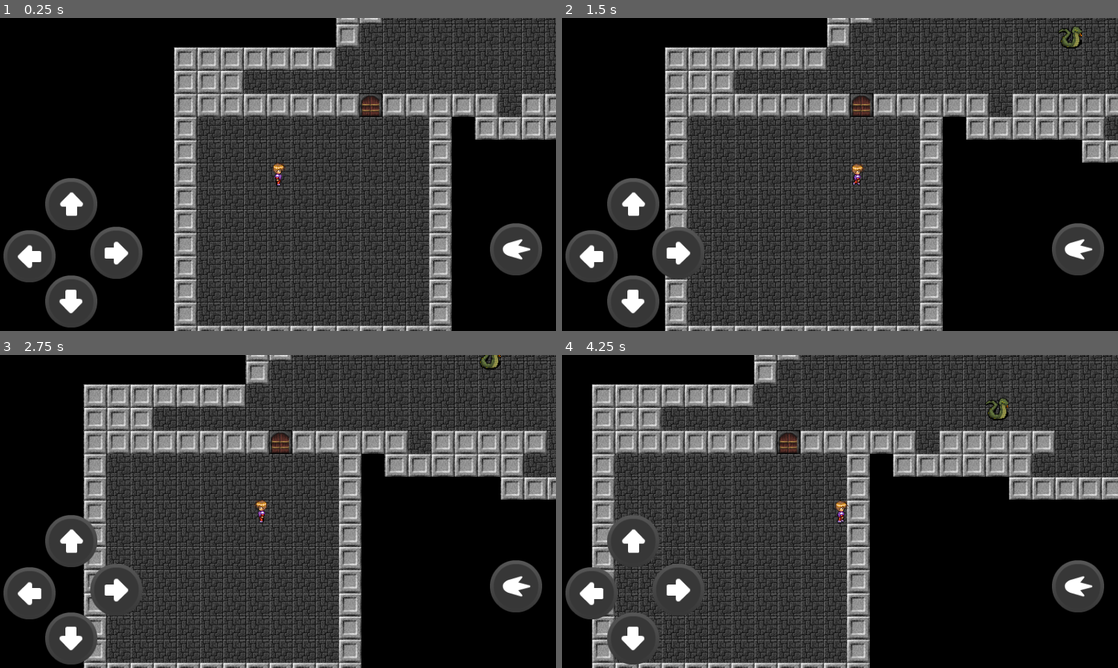
Above: before the commit, frames 1-4 (two rows, left to right).
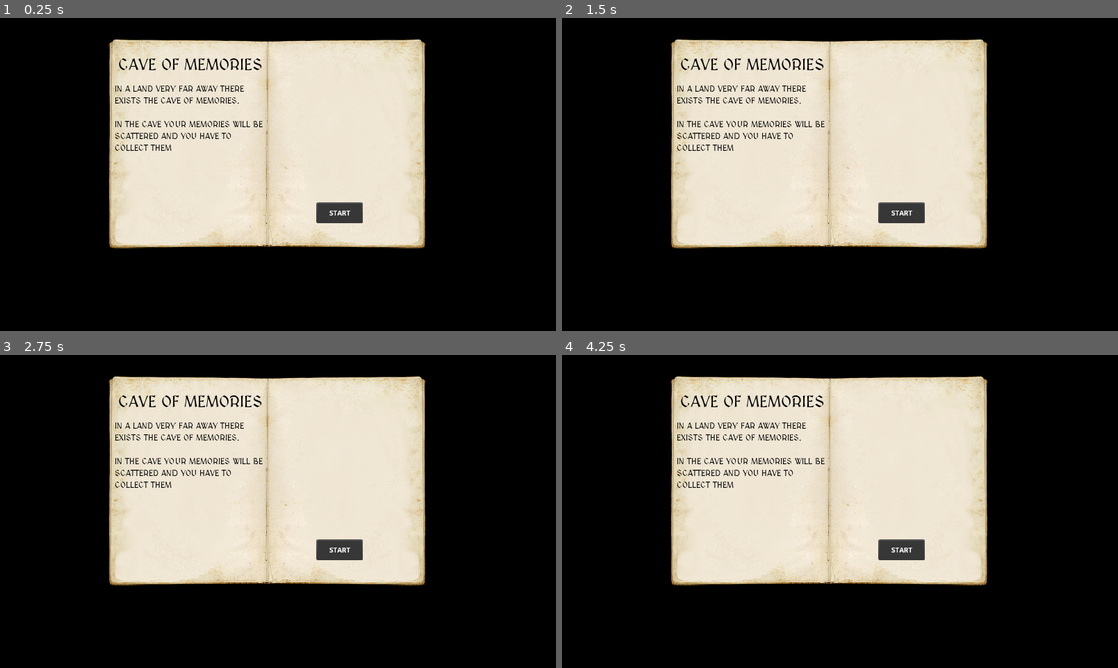
Above: after the commit, the same moments.

Repository: xash3000/cave-of-memories
Game: Godot game, scene res://Levels/Intro.tscn
Same seed, same stepped clock (60 frames per second), same inputs: the game is played once before the commit and once after it. Before the commit the project starts from res://Levels/LevelTemp.tscn.
Inputs:
- Up to frame 1 (0.25 s): no input
- Up to frame 2 (1.5 s): tap Enter (ui_accept) at 0.5, 0.77 s; hold Right (ui_right) from 0.53 s (still down)
- Up to frame 3 (2.75 s): tap Enter (ui_accept) at 1.52 s; release Right (ui_right) at 2.03 s; hold Left (ui_left) from 2.03 s (still down)
- Up to frame 4 (4.25 s): release Left (ui_left) at 2.78 s; hold Right (ui_right) from 2.78 s (still down); tap Enter (ui_accept) at 3.02, 3.77 s

The runs differ from the first frame. In frame 1, 66% of the frame differs, in the area x 0-100%, y 0-100%; in frame 2, 66%; in frame 3, 68%; in frame 4, 74%.

Commit message:
intro level and fade out animation

Diff:
--- /dev/null
+++ b/Assets/Fonts/text-font.tres
@@ -0,0 +1,7 @@
+[gd_resource type="DynamicFont" load_steps=2 format=2]
+
+[ext_resource path="res://Assets/Fonts/MedievalSharp-Regular.ttf" type="DynamicFontData" id=1]
+
+[resource]
+size = 20
+font_data = ExtResource( 1 )
--- /dev/null
+++ b/Assets/Fonts/title-font.tres
@@ -0,0 +1,7 @@
+[gd_resource type="DynamicFont" load_steps=2 format=2]
+
+[ext_resource path="res://Assets/Fonts/MedievalSharp-Regular.ttf" type="DynamicFontData" id=1]
+
+[resource]
+size = 37
+font_data = ExtResource( 1 )
--- /dev/null
+++ b/Levels/FadeOut.tscn
@@ -0,0 +1,31 @@
+[gd_scene load_steps=2 format=2]
+
+[sub_resource type="Animation" id=1]
+resource_name = "FadeOut"
+tracks/0/type = "value"
+tracks/0/path = NodePath(".:color")
+tracks/0/interp = 1
+tracks/0/loop_wrap = true
+tracks/0/imported = false
+tracks/0/enabled = true
+tracks/0/keys = {
+"times": PoolRealArray( 0, 1 ),
+"transitions": PoolRealArray( 1, 1 ),
+"update": 0,
+"values": [ Color( 0.0117647, 0.0117647, 0.0117647, 1 ), Color( 0, 0, 0, 0 ) ]
+}
+
+[node name="FadeOut" type="Node2D"]
+
+[node name="ColorRect" type="ColorRect" parent="."]
+margin_right = 40.0
+margin_bottom = 40.0
+rect_scale = Vector2( 32.1733, 18.1528 )
+color = Color( 0, 0, 0, 1 )
+__meta__ = {
+"_edit_use_anchors_": false
+}
+
+[node name="AnimationPlayer" type="AnimationPlayer" parent="ColorRect"]
+autoplay = "FadeOut"
+anims/FadeOut = SubResource( 1 )
--- /dev/null
+++ b/Levels/Intro.gd
@@ -0,0 +1,6 @@
+extends Node2D
+
+export var level_1: PackedScene
+
+func _on_Start_pressed() -> void:
+	get_tree().change_scene_to(level_1)
--- /dev/null
+++ b/Levels/Intro.tscn
@@ -0,0 +1,73 @@
+[gd_scene load_steps=7 format=2]
+
+[ext_resource path="res://Assets/UI/book.png" type="Texture" id=1]
+[ext_resource path="res://Assets/Fonts/text-font.tres" type="DynamicFont" id=2]
+[ext_resource path="res://Assets/Fonts/title-font.tres" type="DynamicFont" id=3]
+[ext_resource path="res://Assets/UI/start-normal.png" type="Texture" id=4]
+[ext_resource path="res://Levels/Intro.gd" type="Script" id=5]
+[ext_resource path="res://Levels/LevelTemp.tscn" type="PackedScene" id=6]
+
+[node name="Intro" type="Node2D"]
+script = ExtResource( 5 )
+level_1 = ExtResource( 6 )
+
+[node name="CanvasLayer" type="CanvasLayer" parent="."]
+
+[node name="Book" type="TextureRect" parent="CanvasLayer"]
+margin_left = 248.0
+margin_top = 48.0
+margin_right = 1248.0
+margin_bottom = 748.0
+rect_scale = Vector2( 0.732089, 0.690376 )
+texture = ExtResource( 1 )
+stretch_mode = 4
+__meta__ = {
+"_edit_use_anchors_": false
+}
+
+[node name="Title" type="Label" parent="CanvasLayer"]
+margin_left = 272.0
+margin_top = 88.0
+margin_right = 605.0
+margin_bottom = 130.0
+custom_fonts/font = ExtResource( 3 )
+custom_colors/font_color = Color( 0, 0, 0, 1 )
+text = "CAVE OF MEMORIES"
+uppercase = true
+__meta__ = {
+"_edit_use_anchors_": false
+}
+
+[node name="Page 1" type="Label" parent="CanvasLayer"]
+margin_left = 264.0
+margin_top = 152.0
+margin_right = 736.0
+margin_bottom = 200.0
+rect_scale = Vector2( 1.00581, 1.01011 )
+custom_fonts/font = ExtResource( 2 )
+custom_colors/font_color = Color( 0, 0, 0, 1 )
+text = "In a land very far away there
+exists the cave of memories.
+
+in the cave your memories will be
+scattered and you have to
+collect them"
+autowrap = true
+uppercase = true
+__meta__ = {
+"_edit_use_anchors_": false
+}
+
+[node name="Page 2" type="Label" parent="CanvasLayer"]
+margin_left = 248.0
+margin_top = 48.0
+margin_right = 288.0
+margin_bottom = 62.0
+__meta__ = {
+"_edit_use_anchors_": false
+}
+
+[node name="Start" type="TouchScreenButton" parent="CanvasLayer"]
+position = Vector2( 728, 424 )
+normal = ExtResource( 4 )
+[connection signal="pressed" from="CanvasLayer/Start" to="." method="_on_Start_pressed"]
--- a/Levels/LevelTemp.tscn
+++ b/Levels/LevelTemp.tscn
@@ -1,9 +1,10 @@
-[gd_scene load_steps=5 format=2]
+[gd_scene load_steps=6 format=2]
 
 [ext_resource path="res://Player/Player.tscn" type="PackedScene" id=1]
 [ext_resource path="res://Assets/tileset.tres" type="TileSet" id=2]
 [ext_resource path="res://Monsters/Snake.tscn" type="PackedScene" id=3]
 [ext_resource path="res://Door/Door.tscn" type="PackedScene" id=4]
+[ext_resource path="res://Levels/FadeOut.tscn" type="PackedScene" id=5]
 
 [node name="LevelTemp" type="Node2D"]
 __meta__ = {
@@ -44,3 +45,6 @@
 
 [node name="Player" parent="." instance=ExtResource( 1 )]
 position = Vector2( 208, 336 )
+
+[node name="FadeOut" parent="." instance=ExtResource( 5 )]
+visible = false
--- a/project.godot
+++ b/project.godot
@@ -16,7 +16,7 @@
 [application]
 
 config/name="Cave Of Memories"
-run/main_scene="res://Levels/LevelTemp.tscn"
+run/main_scene="res://Levels/Intro.tscn"
 config/icon="res://icon.png"
 
 [display]
Binary file added: Assets/Fonts/MedievalSharp-Regular.ttf
Binary file added: Assets/UI/book.png
Not shown, added: Assets/UI/book.png.import
